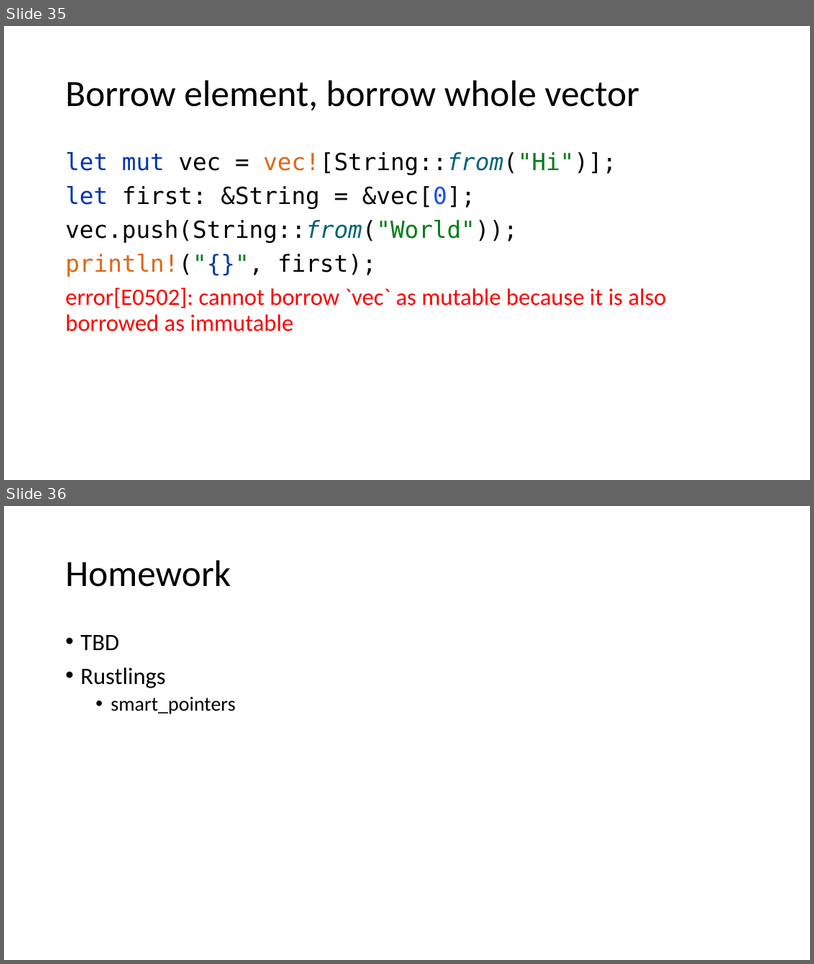
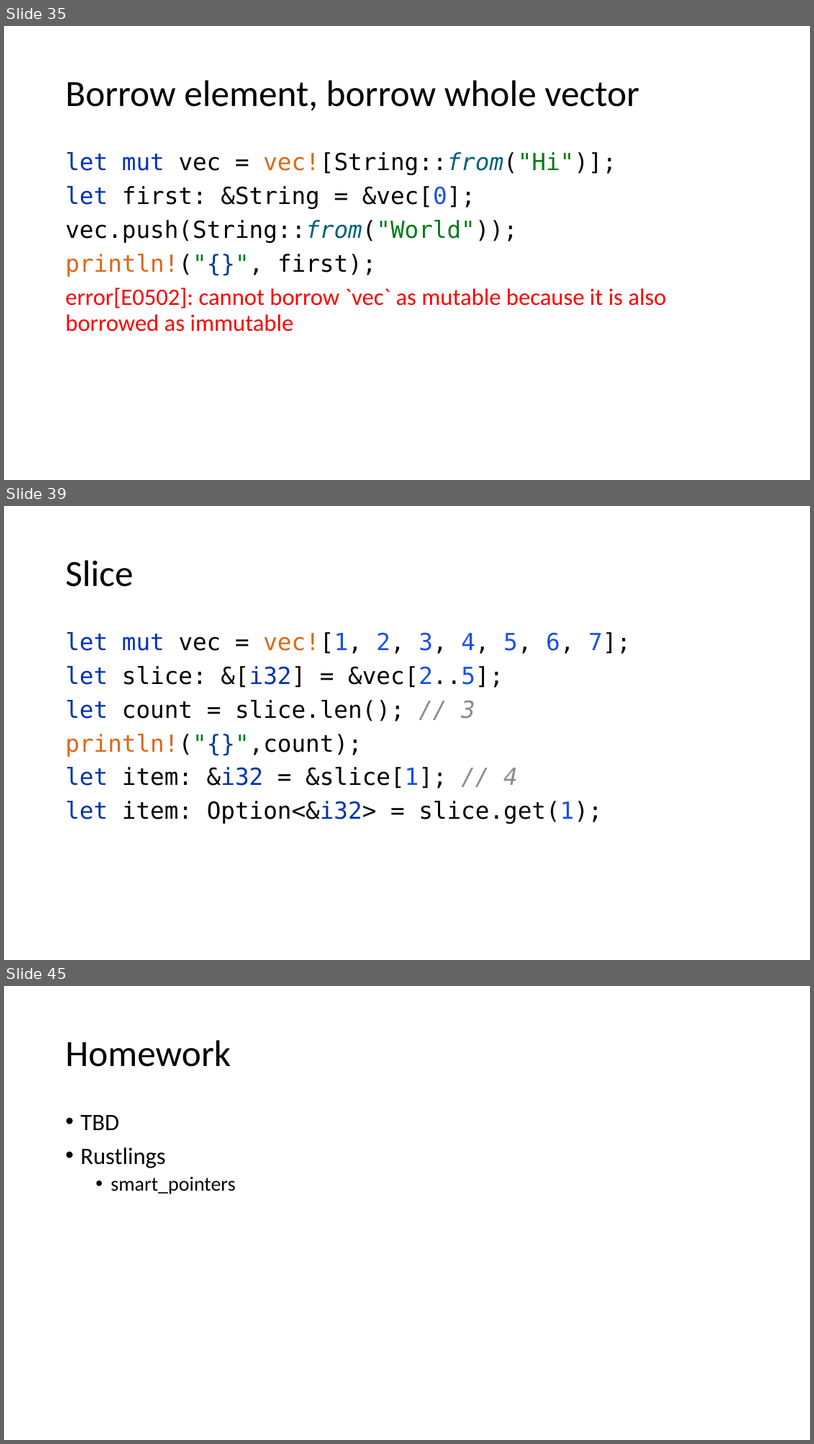
Before and after one commit to kugushev/course-rust-basics, a slide deck: src/05-SmartPointers/05-SmartPointers.pptx. Shown one above the other, each under a label of ours: slides 35 and 36 before the commit, slides 35, 39 and 45 after it; the slides between them are not shown. The pictures are 814x964 and 814x1444 pixels, drawn with LibreOffice and Linux fonts; fonts in the diff are those of the drawing. Boxes give left, top, right and bottom in pixels: in the first picture for what was removed or moved away, otherwise in the second. Text is boxed around its words. In the diff, an @@ line names an element or a change of style, - is before the commit and + after.

```diff
--- a/src/05-SmartPointers/05-SmartPointers.pptx
+++ b/src/05-SmartPointers/05-SmartPointers.pptx
@@ slide 39 added at bbox=[4, 506, 810, 960], background #FFFFFF @@
@@ title added at bbox=[65, 560, 133, 587], 44 pt, text #000000 @@
+Slice
@@ text added at bbox=[65, 632, 631, 824], 28 pt, text #080808 @@
+let mut vec = vec![1, 2, 3, 4, 5, 6, 7];
+let slice: &[i32] = &vec[2..5];
+let count = slice.len(); // 3
+println!("{}",count);
+let item: &i32 = &slice[1]; // 4
+let item: Option<&i32> = slice.get(1);
@@ what was slide 36 is now slide 45 @@
```
Also in this commit, not shown: 8 other slides added.
